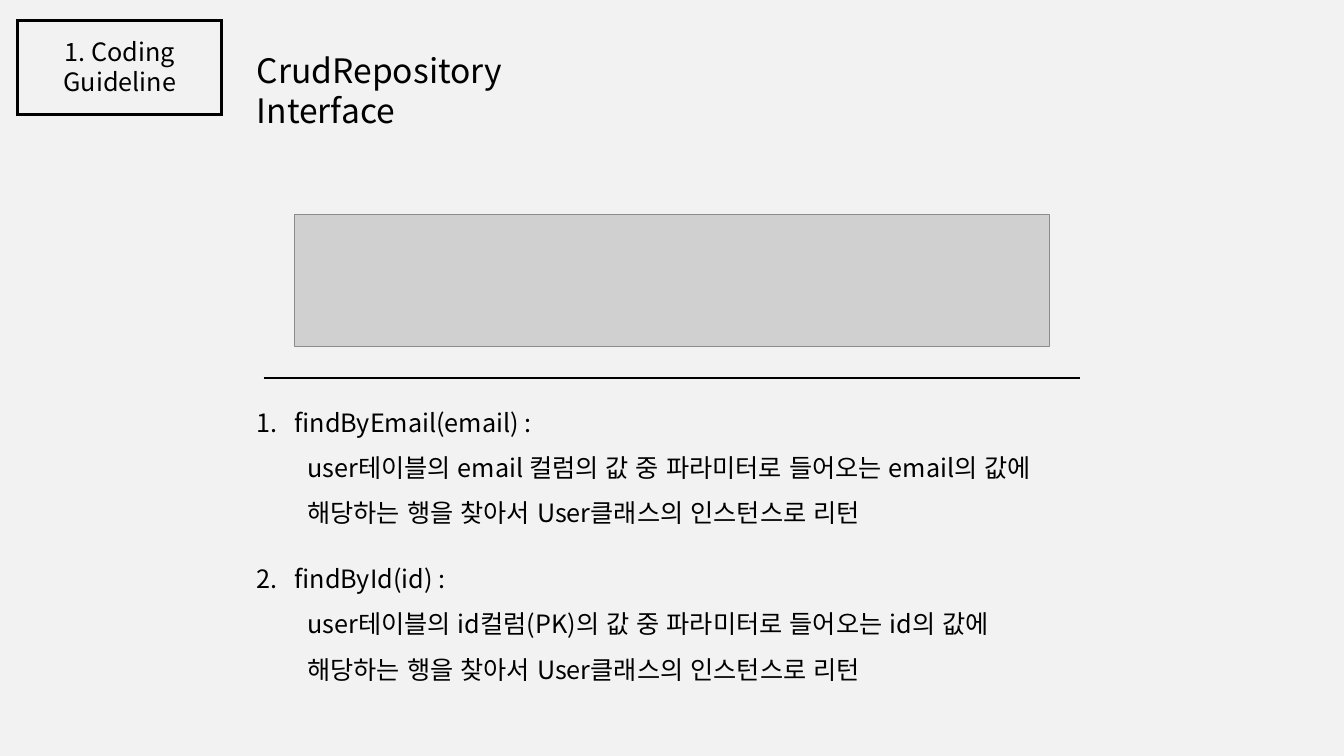
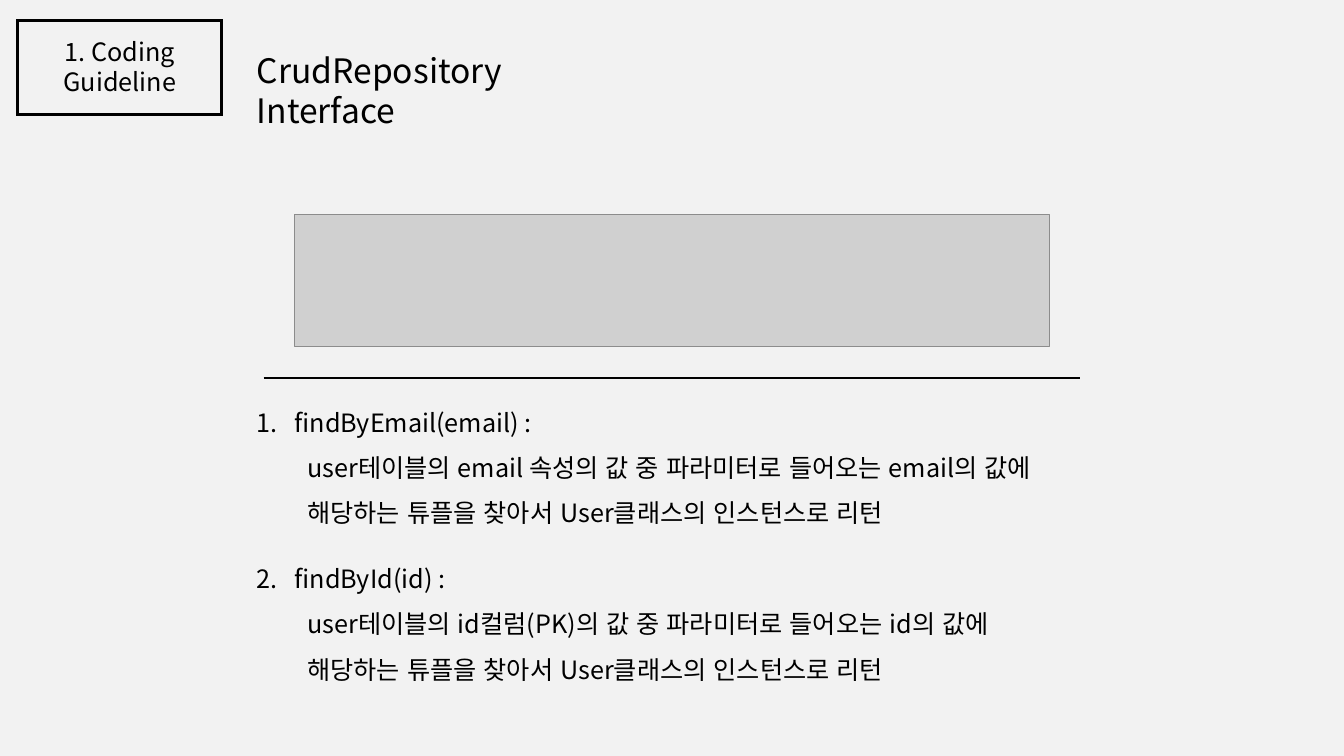
Before and after one commit to jisukim97/ChemicalManagementApplication, a slide deck: slide 11 of Document/2_Software Architect Documentation/Software Architecture Documentation 1.0.pptx (slide 10 before the commit). Drawn at 1344x756 pixels with LibreOffice and Linux fonts; fonts in the diff are those of the drawing; grey boxes stand for pictures. Boxes give left, top, right and bottom in pixels: in the first picture for what was removed or moved away, otherwise in the second. Text is boxed around its words. In the diff, an @@ line names an element or a change of style, - is before the commit and + after.

Commit message:
Update SAD 1.0

```diff
--- a/Document/2_Software Architect Documentation/Software Architecture Documentation 1.0.pptx
+++ b/Document/2_Software Architect Documentation/Software Architecture Documentation 1.0.pptx
@@ text at bbox=[307, 456, 1031, 524]: text changed @@
-  user테이블의 email 컬럼의 값 중 파라미터로 들어오는 email의 값에 해당하는 행을 찾아서 User클래스의 인스턴스로 리턴
+  user테이블의 email 속성의 값 중 파라미터로 들어오는 email의 값에 해당하는 튜플을 찾아서 User클래스의 인스턴스로 리턴
@@ text at bbox=[307, 612, 988, 681]: text changed @@
-  user테이블의 id컬럼(PK)의 값 중 파라미터로 들어오는 id의 값에 해당하는 행을 찾아서 User클래스의 인스턴스로 리턴
+  user테이블의 id컬럼(PK)의 값 중 파라미터로 들어오는 id의 값에 해당하는 튜플을 찾아서 User클래스의 인스턴스로 리턴
```
Also in this commit, not shown: 11 other slides changed, 3 slides added.
